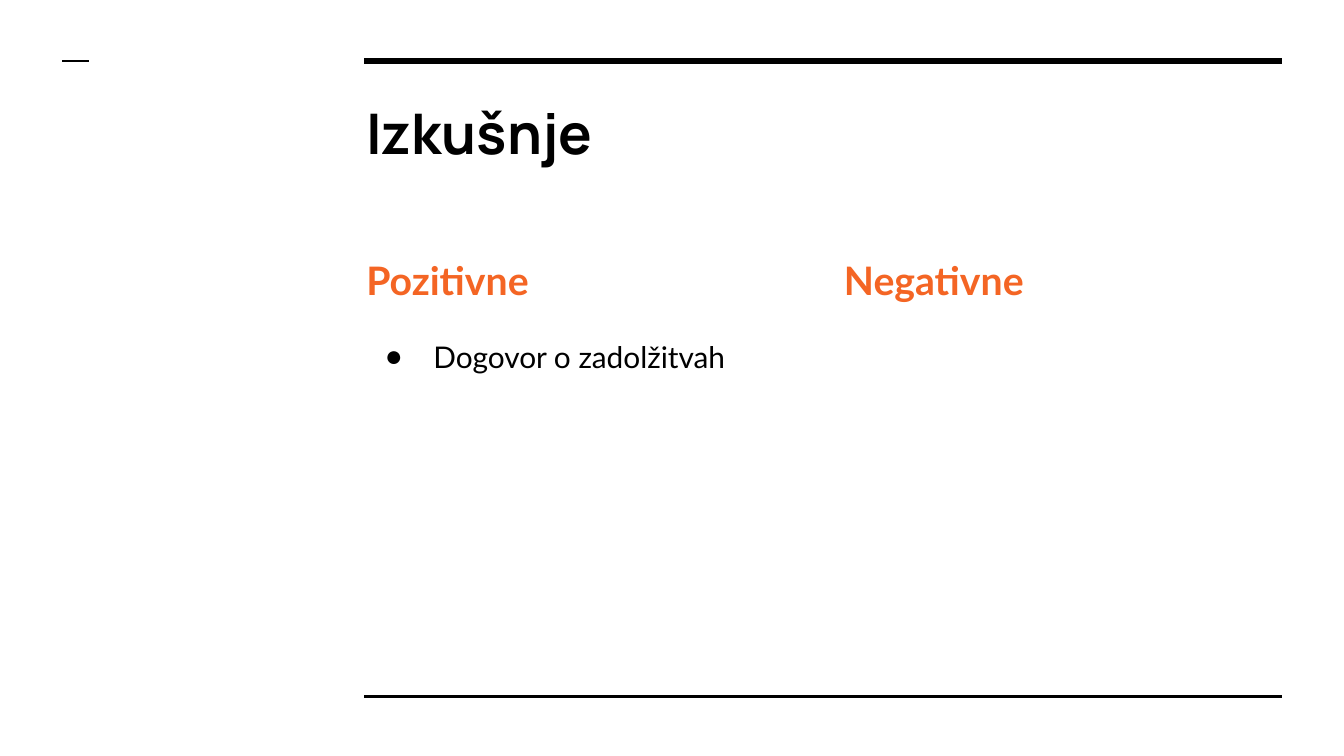
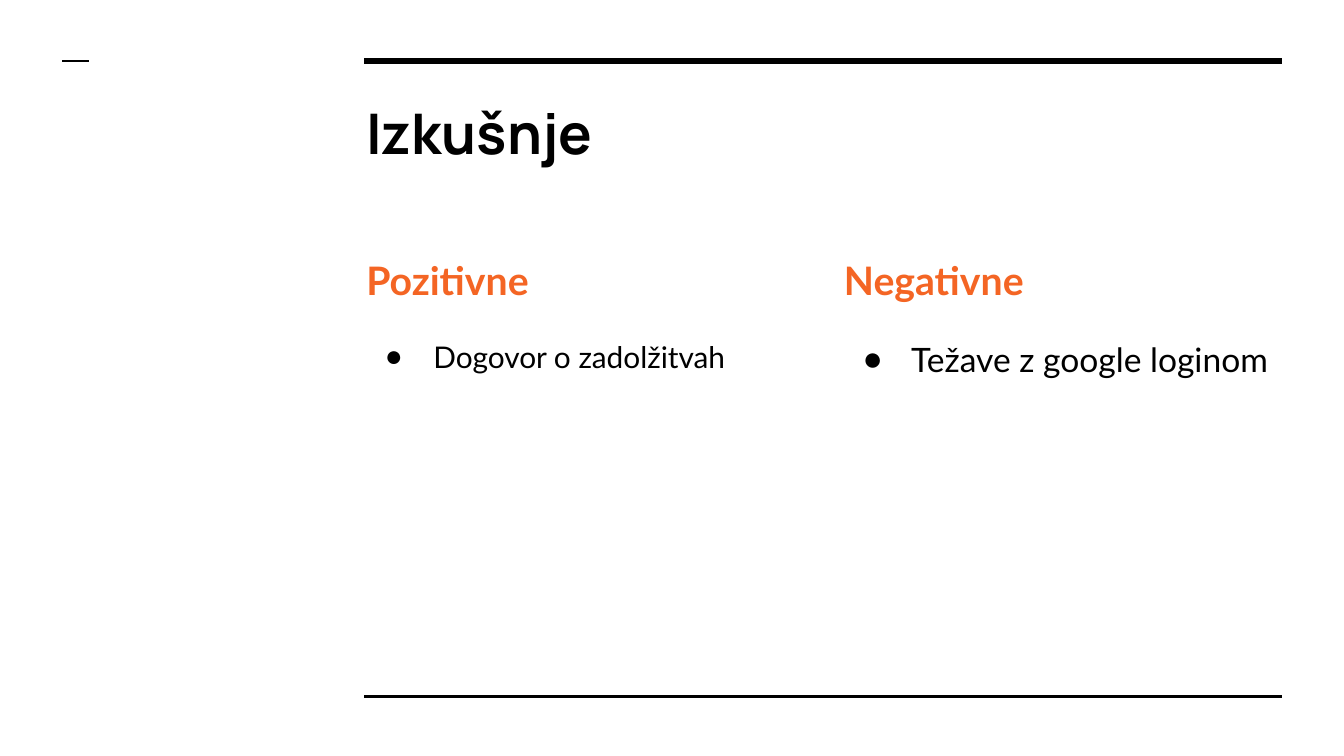
Before and after one commit to MatijaDolzan/Praktikum7, a slide deck: slide 6 of Predstavitve/Praktikum II - Skupina 7 - Teden 2.pptx. Drawn at 1344x756 pixels with LibreOffice and Linux fonts; fonts in the diff are those of the drawing. Boxes give left, top, right and bottom in pixels: in the first picture for what was removed or moved away, otherwise in the second. Text is boxed around its words. In the diff, an @@ line names an element or a change of style, - is before the commit and + after.

Commit message:
dopolnitev predstavitve
dopolnitev predstavitve

```diff
--- a/Predstavitve/Praktikum II - Skupina 7 - Teden 2.pptx
+++ b/Predstavitve/Praktikum II - Skupina 7 - Teden 2.pptx
@@ text at (911, 347, 1268, 378): paragraph added @@
+● Težave z google loginom
```
